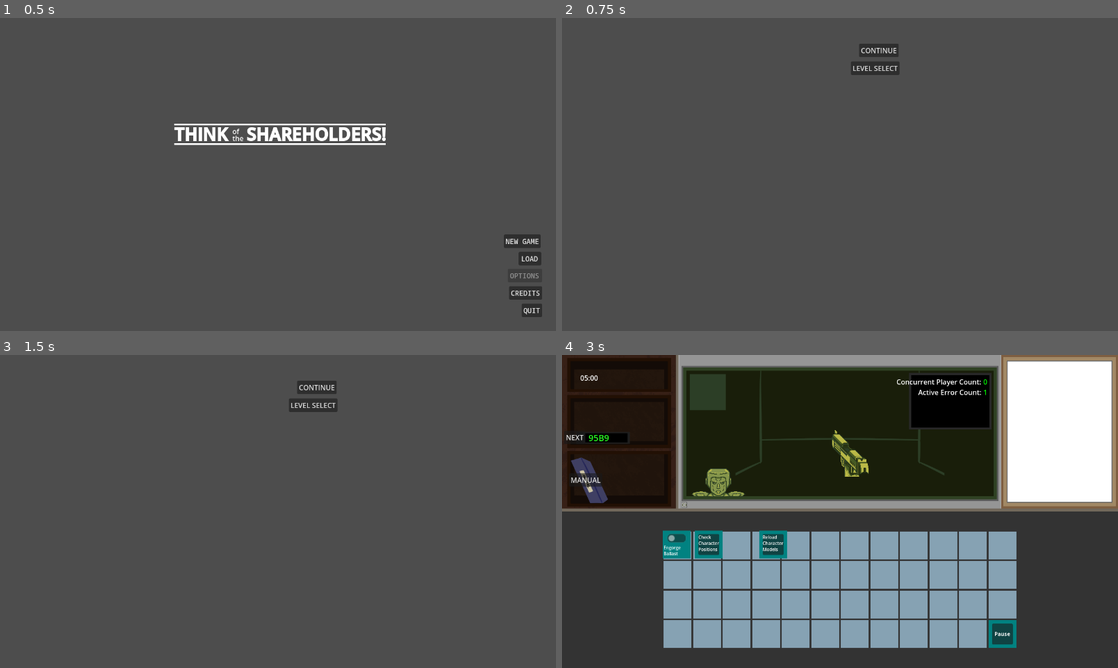
Above: before the commit, frames 1-4 (two rows, left to right).
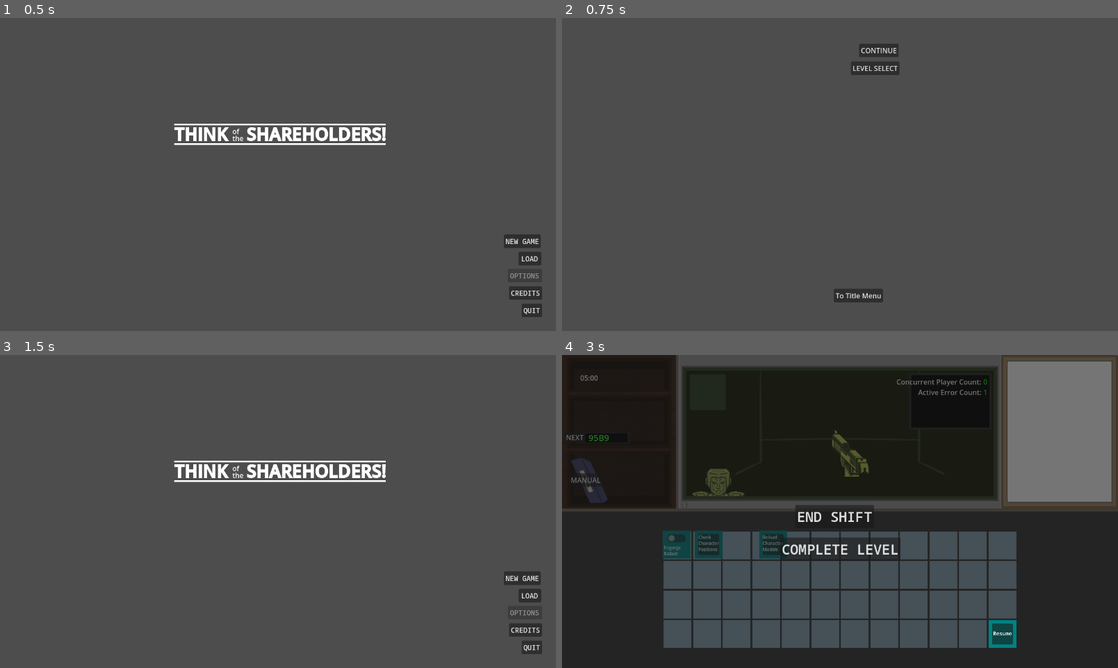
Above: after the commit, the same moments.

Repository: Carth501/team-ferret
Game: Godot game, scene res://scenes/main_menu.tscn
The game is run twice, just before and just after one commit, with the same random seed, the same clock (stepped at 60 frames per second) and the same inputs.
Inputs (mouse positions are in pixels of both pictures, inside the frame that each line leads up to):
- Up to frame 1 (0.5 s): no input
- Up to frame 2 (0.75 s): click "NEW GAME" at 0.5 s
- Up to frame 3 (1.5 s): click (294, 633) at 1.25 s, where only the run after the commit has a clickable "To Title Menu"
- Up to frame 4 (3 s): click (1084, 577) at 2 s, where only the run after the commit has a clickable "NEW GAME"; click "CONTINUE" at 2.75 s

Frame 1 is identical in both runs. In frame 2, 0.3% of the frame differs, in the area x 48-58%, y 86-91%; in frame 3, 3.0%; in frame 4, 39%, in the area x 0-100%, y 0-94%.

Commit message:
add level id list to save file

Diff:
--- a/scenes/cubicle.tscn
+++ b/scenes/cubicle.tscn
@@ -23,6 +23,7 @@
 [ext_resource type="Script" path="res://scripts/modules/button_module.gd" id="21_sb4bn"]
 [ext_resource type="FontFile" uid="uid://btdpylpyn7vym" path="res://assets/fonts/NotoSansMono-SemiBold.ttf" id="23_830fa"]
 [ext_resource type="AudioStream" uid="uid://dvy7v54gje51" path="res://assets/audio/music/LVL 1.mp3" id="23_colnk"]
+[ext_resource type="Theme" uid="uid://c0tgdmxgi26hi" path="res://assets/themes/tots_theme.tres" id="23_w6ohv"]
 
 [sub_resource type="SpriteFrames" id="SpriteFrames_bn0dg"]
 animations = [{
@@ -182,7 +183,6 @@
 script = ExtResource("19_1d3tl")
 
 [node name="pause curtain" type="Panel" parent="."]
-visible = false
 anchors_preset = 15
 anchor_right = 1.0
 anchor_bottom = 1.0
@@ -226,6 +226,26 @@
 bbcode_enabled = true
 text = "[center]Resume[center]"
 
+[node name="end shift" type="Button" parent="pause curtain"]
+layout_mode = 0
+offset_left = 537.0
+offset_top = 345.0
+offset_right = 632.0
+offset_bottom = 376.0
+theme = ExtResource("23_w6ohv")
+theme_override_font_sizes/font_size = 32
+text = "END SHIFT"
+
+[node name="complete level" type="Button" parent="pause curtain"]
+layout_mode = 0
+offset_left = 502.0
+offset_top = 420.0
+offset_right = 776.0
+offset_bottom = 473.0
+theme = ExtResource("23_w6ohv")
+theme_override_font_sizes/font_size = 32
+text = "COMPLETE LEVEL"
+
 [node name="AudioStreamPlayer" type="AudioStreamPlayer" parent="."]
 stream = ExtResource("23_colnk")
 volume_db = -12.0
@@ -238,3 +258,5 @@
 [connection signal="new_active_error" from="ErrorFactory" to="pager" method="add_error"]
 [connection signal="update_active_error_count" from="ErrorFactory" to="CpcCalculator" method="update_error_count"]
 [connection signal="update_cpc" from="CpcCalculator" to="ErrorFactory" method="set_cpc"]
+[connection signal="pressed" from="pause curtain/end shift" to="." method="end_level"]
+[connection signal="pressed" from="pause curtain/complete level" to="." method="complete_level"]
--- a/scenes/game_menu.tscn
+++ b/scenes/game_menu.tscn
@@ -42,5 +42,13 @@
 volume_db = -12.0
 autoplay = true
 
+[node name="To Title Menu" type="Button" parent="."]
+offset_left = 626.0
+offset_top = 623.0
+offset_right = 739.0
+offset_bottom = 654.0
+text = "To Title Menu"
+
 [connection signal="pressed" from="Continue" to="." method="load_continue"]
 [connection signal="pressed" from="Level Select" to="." method="toggle_level_selection"]
+[connection signal="pressed" from="To Title Menu" to="." method="jump_to_title"]
--- a/scripts/cubicle.gd
+++ b/scripts/cubicle.gd
@@ -14,7 +14,7 @@
 @export var pause_curtain: Panel
 @export var pause_button: button_module
 @export var resume_button: button_module
-var data
+var data: data_libraries_single
 var loader: level_loader
 var current_level
 var error_schedule := []
@@ -189,3 +189,11 @@
 		for timer in error_timers_list:
 			if(timer != null):
 				timer.paused = false
+
+func end_level():
+	var save_handler = get_node("/root/save_handler_single")
+	save_handler.go_to_game_menu()
+
+func complete_level():
+	var save_handler = get_node("/root/save_handler_single")
+	save_handler.level_complete(current_level.metadata.id)
--- a/scripts/game_menu.gd
+++ b/scripts/game_menu.gd
@@ -24,3 +24,7 @@
 
 func toggle_level_selection():
 	level_select_panel.visible = !level_select_panel.visible
+
+func jump_to_title():
+	var save_handler = get_node("/root/save_handler_single")
+	save_handler.exit_to_title()
--- a/scripts/singletons/save_handler.gd
+++ b/scripts/singletons/save_handler.gd
@@ -49,7 +49,8 @@
 	var date_string = Time.get_date_string_from_system(true)
 	var data = {
 		"name": str(date_string),
-		"datetime": str(Time.get_datetime_string_from_system(true))
+		"datetime": str(Time.get_datetime_string_from_system(true)),
+		"complete_levels": []
 	}
 	write_save(data)
 	return data
@@ -73,5 +74,21 @@
 
 func load_game(save: Variant):
 	active_save = save
+	go_to_game_menu()
+
+func exit_to_title():
+	get_tree().change_scene_to_file("res://scenes/main_menu.tscn")
+
+func level_complete(level_id: String):
+	if(!active_save.has("complete_levels")):
+		active_save["complete_levels"] = []
+	var complete_levels: Array = active_save["complete_levels"]
+	print(str("complete_levels ", complete_levels, " level_id ", level_id))
+	if(!complete_levels.has(level_id)):
+		complete_levels.append(level_id)
+		write_save(active_save)
+	go_to_game_menu()
+
+func go_to_game_menu():
 	var tree = get_tree()
-	var error = tree.change_scene_to_file("res://scenes/game_menu.tscn")
+	tree.change_scene_to_file("res://scenes/game_menu.tscn")
Not shown: 1 places in scenes/cubicle.tscn that only renumber resources
